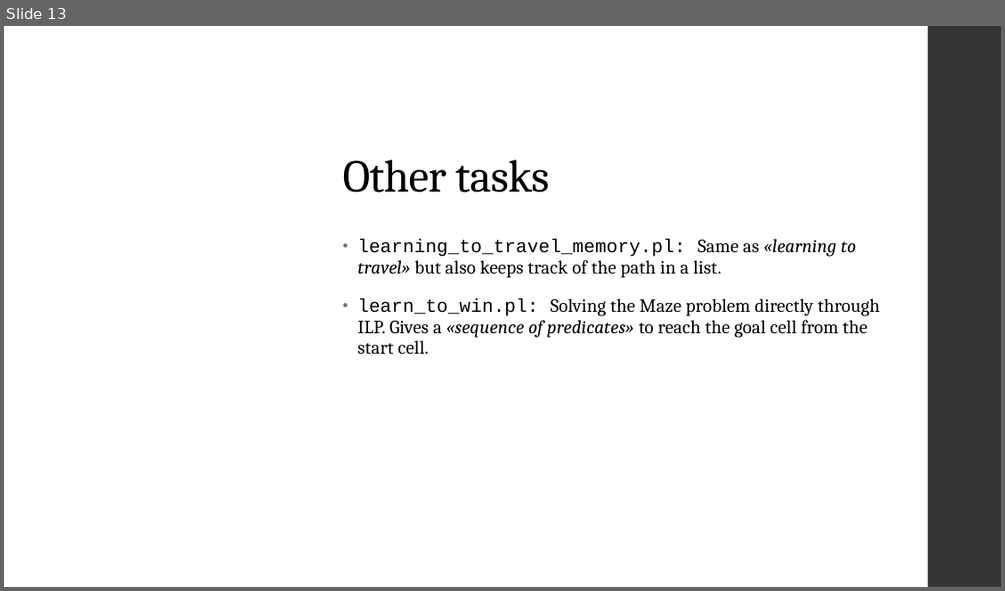
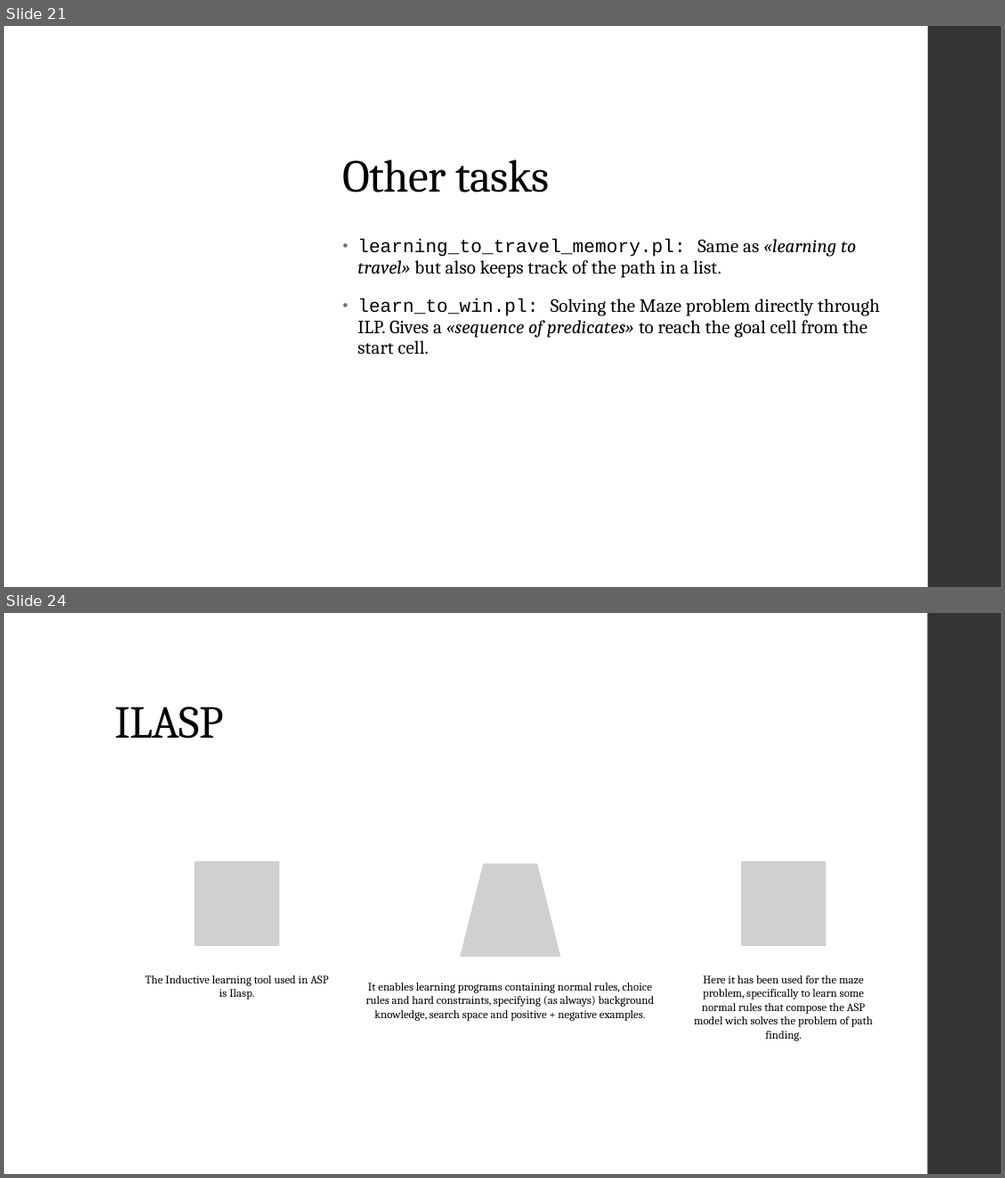
Before and after one commit to Alex-Dell1/ATAI_Maze_Project, a slide deck: ATAI_Presentation.pptx. Shown one above the other, each under a label of ours: slide 13 before the commit, slides 21 and 24 after it; the slides between them are not shown. The pictures are 1005x591 and 1005x1178 pixels, drawn with LibreOffice and Linux fonts; fonts in the diff are those of the drawing; grey boxes stand for pictures; background and template pictures are left out. Boxes give left, top, right and bottom in pixels: in the first picture for what was removed or moved away, otherwise in the second. Text is boxed around its words. In the diff, an @@ line names an element or a change of style, - is before the commit and + after.

```diff
--- a/ATAI_Presentation.pptx
+++ b/ATAI_Presentation.pptx
@@ slide 24 added at (4,613,1001,1174), background #FFFFFF; not listed: 1 template element that a slide beside it also shows @@
@@ title added at (114,706,223,738), 44 pt, text #000000 @@
+ILASP
@@ group added at (146,861,873,1041): 3 pictures, 3 texts @@
+The Inductive learning tool used in ASP is Ilasp.
+It enables learning programs containing normal rules, choice rules and hard constraints, specifying (as always) background knowledge, search space and positive + negative examples.
+Here it has been used for the maze problem, specifically to learn some normal rules that compose the ASP model wich solves the problem of path finding.
@@ what was slide 13 is now slide 21 @@
```
Also in this commit, not shown: 6 slides changed, 12 other slides added, 1 other file.
